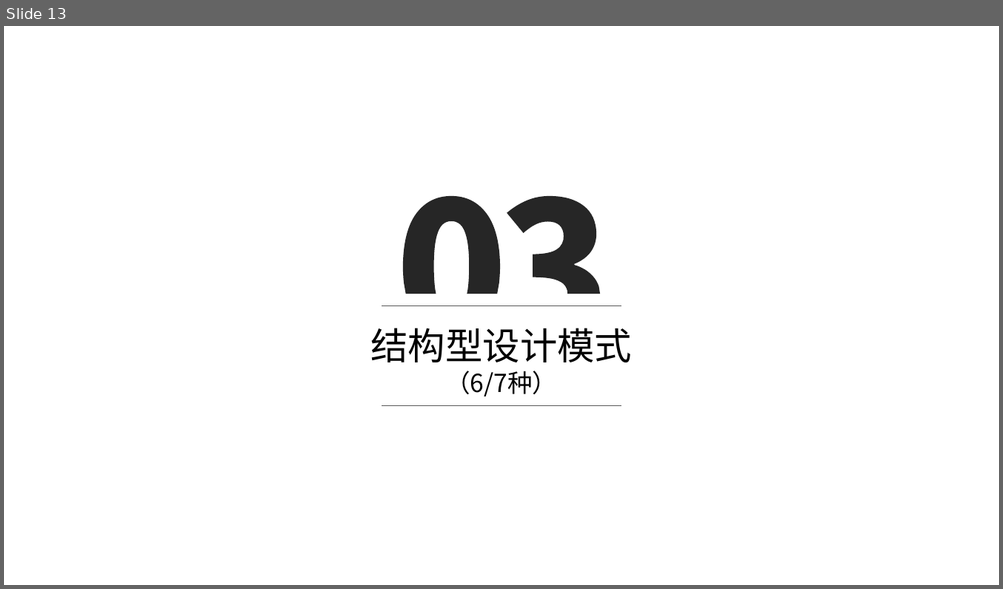
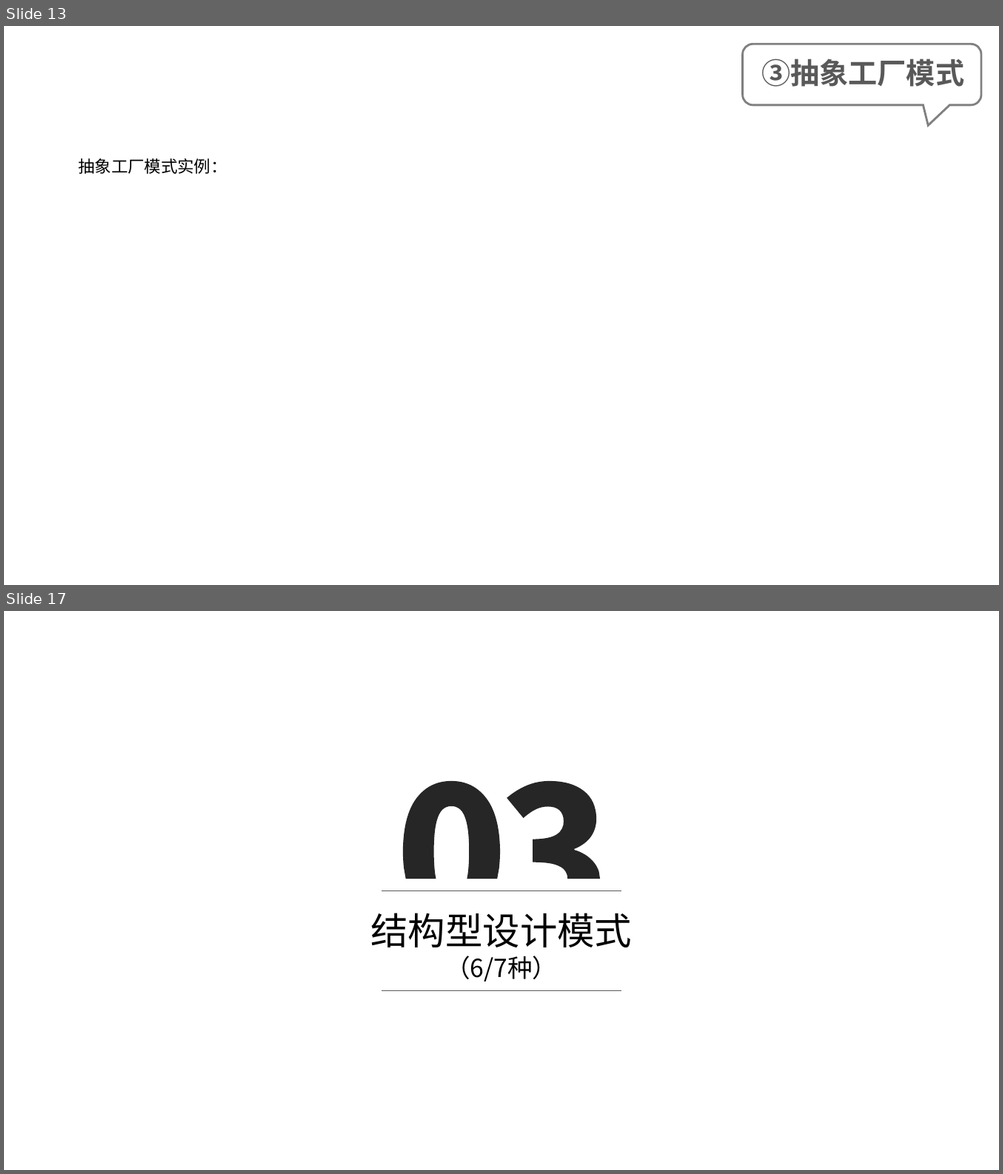
Before and after one commit to BinMarshall/studing, a slide deck: 设计模式/Java设计模式-20190621.pptx. Shown one above the other, each under a label of ours: slide 13 before the commit, slides 13 and 17 after it; the slides between them are not shown. The pictures are 1003x589 and 1003x1174 pixels, drawn with LibreOffice and Linux fonts; fonts in the diff are those of the drawing; background and template pictures are left out. Boxes give left, top, right and bottom in pixels: in the first picture for what was removed or moved away, otherwise in the second. Text is boxed around its words. In the diff, an @@ line names an element or a change of style, - is before the commit and + after.

```diff
--- a/设计模式/Java设计模式-20190621.pptx
+++ b/设计模式/Java设计模式-20190621.pptx
@@ slide 13 added at bbox=[4, 26, 999, 585], background picture (left out) @@
@@ freeform shape added at bbox=[743, 44, 982, 125], outline #808080 2 pt @@
@@ text added at bbox=[761, 59, 964, 87], 28 pt, text #595959, bold @@
+③抽象工厂模式
@@ text added at bbox=[79, 158, 227, 174], 16 pt, text #000000 @@
+抽象工厂模式实例：
@@ what was slide 13 is now slide 17 @@
```
Also in this commit, not shown: 5 slides changed, 3 other slides added, 18 other files.
